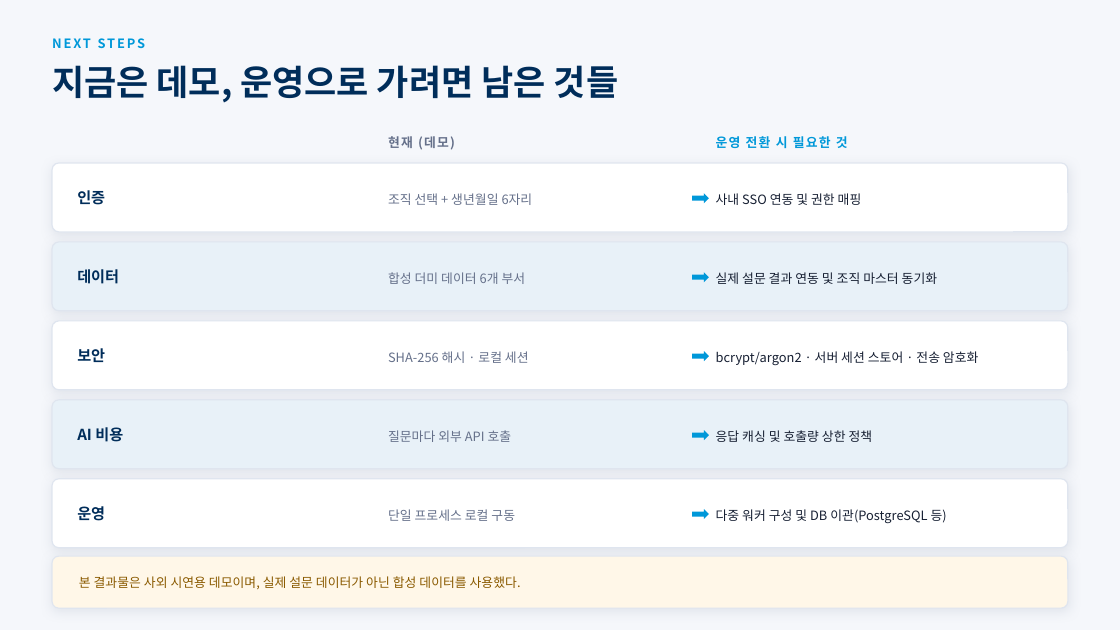
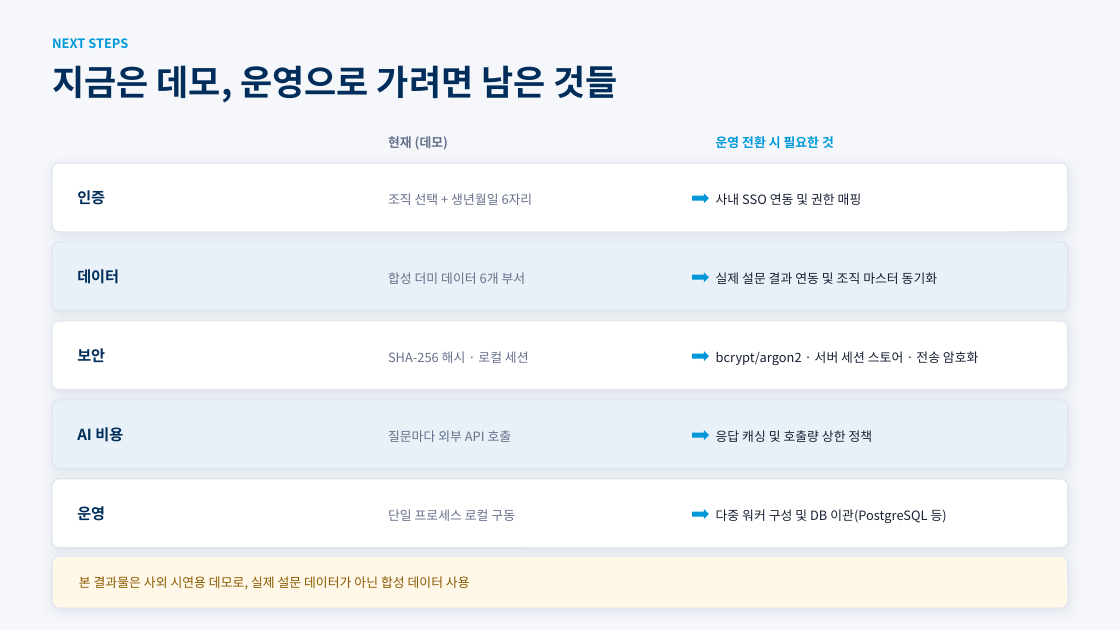
Before and after one commit to frypanegg/AI_PJT, a slide deck: slide 12 of Org_health_diag/docs/2026_조직건강도_AI_Agent_수행결과.pptx (slide 15 before the commit). Drawn at 1120x630 pixels with LibreOffice and Linux fonts; fonts in the diff are those of the drawing. Boxes give left, top, right and bottom in pixels: in the first picture for what was removed or moved away, otherwise in the second. Text is boxed around its words. In the diff, an @@ line names an element or a change of style, - is before the commit and + after.

```diff
--- a/Org_health_diag/docs/2026_조직건강도_AI_Agent_수행결과.pptx
+++ b/Org_health_diag/docs/2026_조직건강도_AI_Agent_수행결과.pptx
@@ text "NEXT STEPS" at (52,38,128,48): letter spacing 1.6 to 0 pt @@
@@ text "현재 (데모)" at (388,136,448,150): letter spacing 1 to 0 pt @@
@@ text "운영 전환 시 필요한 것" at (716,136,834,148): letter spacing 1 to 0 pt @@
@@ text at (79,576,470,589): text changed @@
-본 결과물은 사외 시연용 데모이며, 실제 설문 데이터가 아닌 합성 데이터를 사용했다.
+본 결과물은 사외 시연용 데모로, 실제 설문 데이터가 아닌 합성 데이터 사용
```
Also in this commit, not shown: 11 other slides changed, 1 slide added, 4 slides removed.
